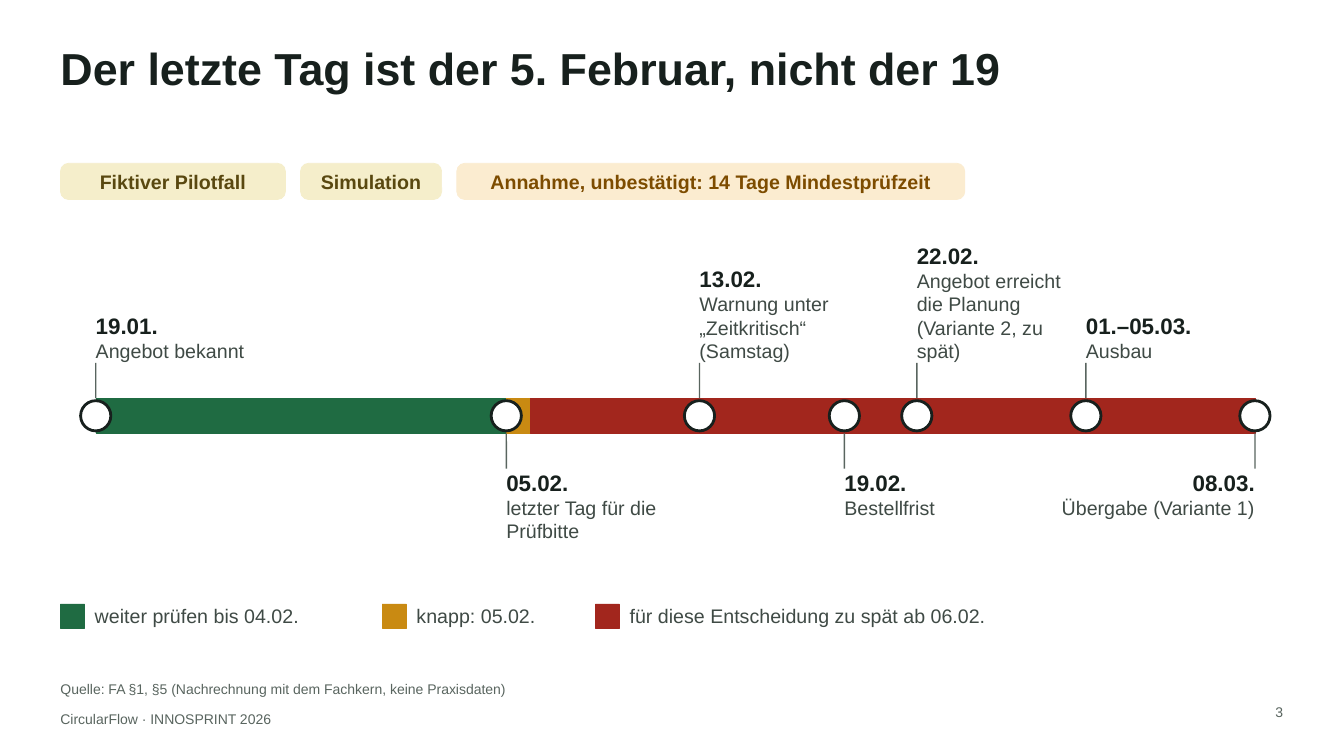
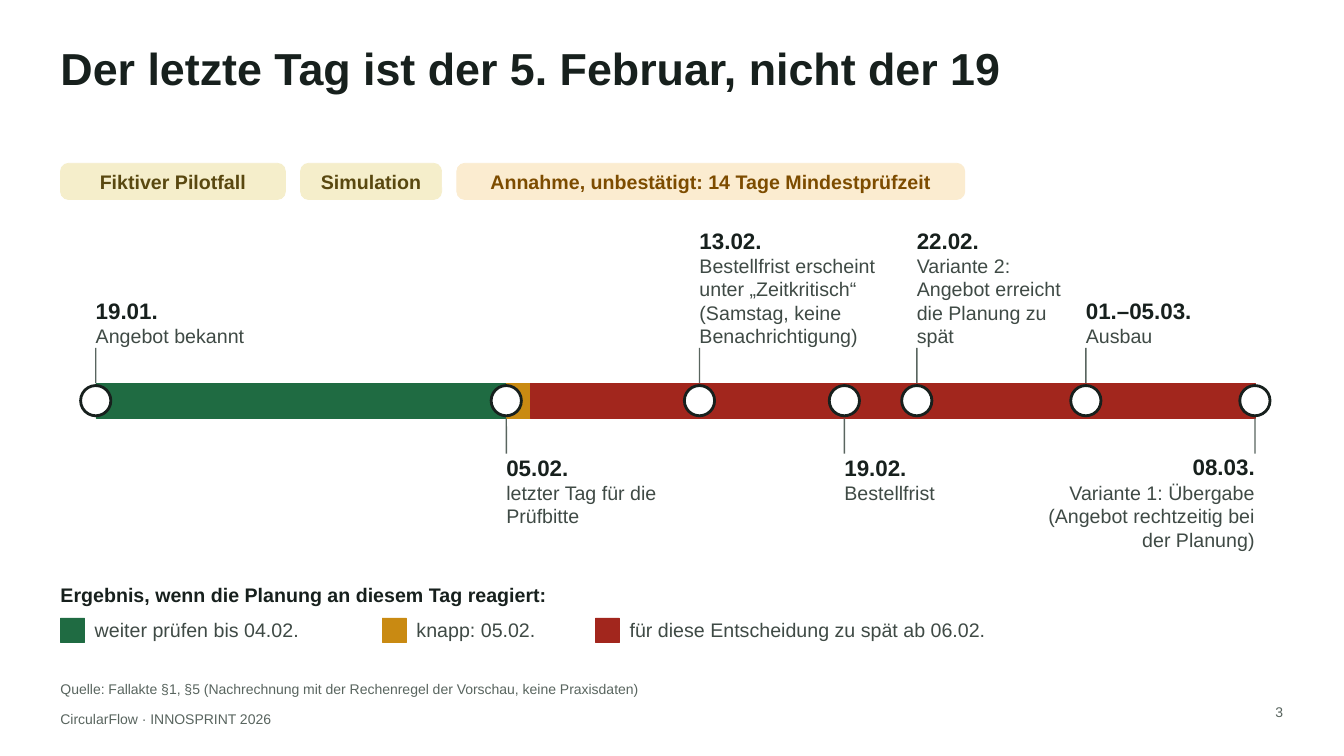
Before and after one commit to sammo3332/CircularFlow, a slide deck: slide 3 of pitch/innosprint-2026/ausgabe/empfohlen-zur-abgabe/CircularFlow_INNOSPRINT2026_Fassung-A_Umbaufall.pptx. Drawn at 1344x756 pixels with LibreOffice and Linux fonts; fonts in the diff are those of the drawing. Boxes give left, top, right and bottom in pixels: in the first picture for what was removed or moved away, otherwise in the second. Text is boxed around its words. In the diff, an @@ line names an element or a change of style, - is before the commit and + after.

```diff
--- a/pitch/innosprint-2026/ausgabe/empfohlen-zur-abgabe/CircularFlow_INNOSPRINT2026_Fassung-A_Umbaufall.pptx
+++ b/pitch/innosprint-2026/ausgabe/empfohlen-zur-abgabe/CircularFlow_INNOSPRINT2026_Fassung-A_Umbaufall.pptx
@@ text "13.02.": place and size @@
-text "13.02." at bbox=[699, 271, 829, 362]
+text "13.02." at bbox=[699, 233, 875, 347]
@@ text at bbox=[699, 258, 875, 347]: text changed @@
-Warnung unter „Zeitkritisch“ (Samstag)
+Bestellfrist erscheint unter „Zeitkritisch“ (Samstag, keine Benachrichtigung)
@@ text at bbox=[917, 259, 1060, 347]: text changed @@
-Angebot erreicht die Planung (Variante 2, zu spät)
+Variante 2: Angebot erreicht die Planung zu spät
@@ 7 ellipses, 7 lines, 5 texts, 3 rectangles: place and size @@
-7 ellipses, 7 lines, 5 texts, 3 rectangles at bbox=[81, 248, 1270, 538]
+7 ellipses, 7 lines, 5 texts, 3 rectangles at bbox=[81, 233, 1270, 523]
@@ text "08.03.": place and size @@
-text "08.03." at bbox=[1062, 475, 1255, 519]
+text "08.03." at bbox=[1048, 459, 1255, 551]
@@ text at bbox=[1048, 484, 1255, 551]: text changed @@
-Übergabe (Variante 1)
+Variante 1: Übergabe (Angebot rechtzeitig bei der Planung)
@@ text added at bbox=[60, 587, 547, 606], 14 pt, text #17201D, bold @@
+Ergebnis, wenn die Planung an diesem Tag reagiert:
@@ 3 texts, 3 rectangles: place and size @@
-3 texts, 3 rectangles at bbox=[60, 604, 986, 628]
+3 texts, 3 rectangles at bbox=[60, 618, 986, 642]
@@ text at bbox=[60, 684, 638, 697]: text changed @@
-Quelle: FA §1, §5 (Nachrechnung mit dem Fachkern, keine Praxisdaten)
+Quelle: Fallakte §1, §5 (Nachrechnung mit der Rechenregel der Vorschau, keine Praxisdaten)
```
Also in this commit, not shown: 14 other slides changed, 25 other files.
